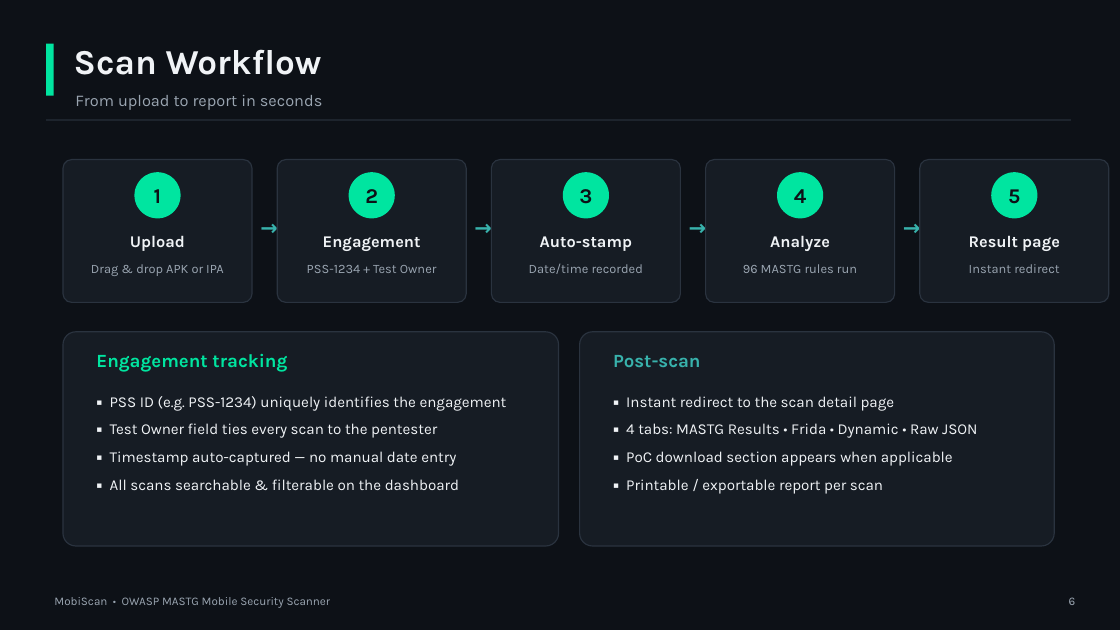
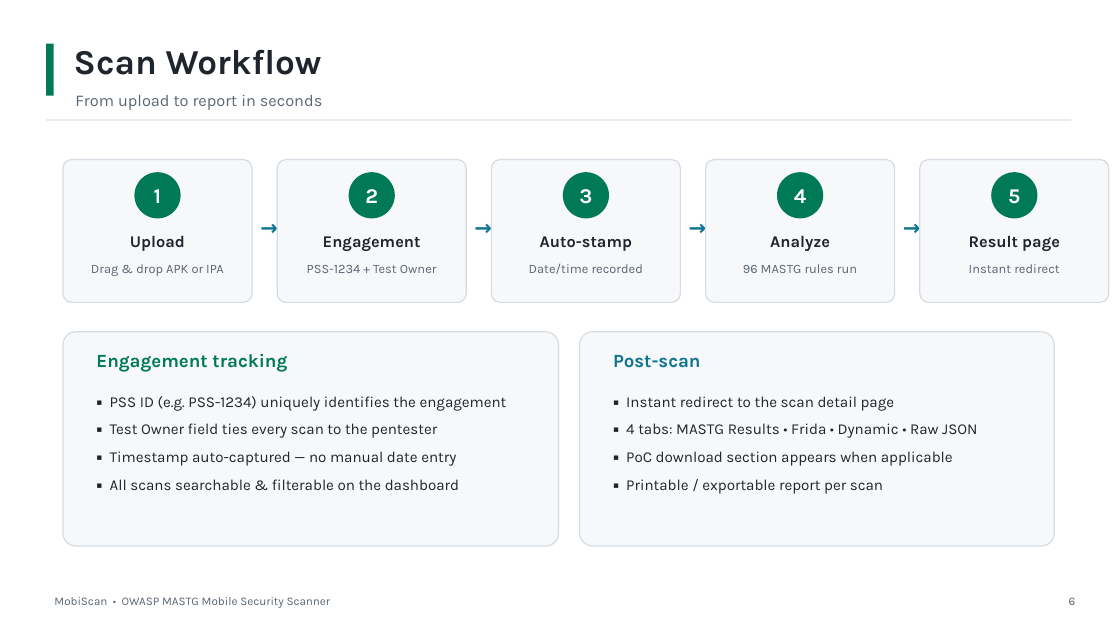
Before and after one commit to sudhanshupatel-dev/Import, a slide deck: slide 6 of MobiScan_Presentation_15min.pptx. Drawn at 1120x630 pixels with LibreOffice and Linux fonts; fonts in the diff are those of the drawing. Boxes give left, top, right and bottom in pixels: in the first picture for what was removed or moved away, otherwise in the second. Text is boxed around its words. In the diff, an @@ line names an element or a change of style, - is before the commit and + after.

```diff
--- a/MobiScan_Presentation_15min.pptx
+++ b/MobiScan_Presentation_15min.pptx
@@ rectangle removed at <box>0,0,1120,630</box> @@
@@ rectangle at <box>46,44,54,96</box>: fill #00E5A0 to #007A56 @@
@@ rectangle at <box>46,119,1071,121</box>: fill #272F3A to #DDE2E7 @@
@@ text colour #0D1117 to #FFFFFF; fill #00E5A0 to #007A56 in 5 elements at <box>134,172,181,218</box>, <box>349,172,395,218</box>, <box>563,172,609,218</box>, <box>777,172,823,218</box>, <box>991,172,1038,218</box> @@
@@ text colour #38B2AC to #0E7490 in 5 elements at <box>613,355,701,368</box>, <box>252,210,281,252</box>, <box>466,210,496,252</box>, <box>681,210,710,252</box>, <box>895,210,924,252</box> @@
@@ text "Engagement tracking" at <box>96,353,287,372</box>: text colour #00E5A0 to #007A56 @@
@@ fill #161C24 to #F6F8FA; outline #2A333F 1 pt to #D5DBE1 1 pt in 7 elements at <box>63,160,252,302</box>, <box>277,160,466,302</box>, <box>492,160,681,302</box>, <box>706,160,895,302</box>, <box>920,160,1109,302</box>, <box>63,332,559,546</box>, <box>580,332,1054,546</box> @@
@@ text colour #F0F3F6 to #1F252D in 8 elements at <box>74,49,322,75</box>, <box>130,235,185,251</box>, <box>323,236,421,251</box>, <box>540,236,632,251</box>, <box>770,235,830,251</box>, <box>969,235,1060,251</box>, <box>110,396,507,490</box>, <box>626,396,977,494</box> @@
@@ text colour #9AA5B1 to #5A6673 in 8 elements at <box>75,95,323,110</box>, <box>91,264,224,276</box>, <box>307,265,437,273</box>, <box>529,264,643,274</box>, <box>743,264,857,273</box>, <box>969,264,1059,273</box>, <box>54,597,331,608</box>, <box>1069,597,1076,605</box> @@
```
Also in this commit, not shown: 13 other slides changed.
